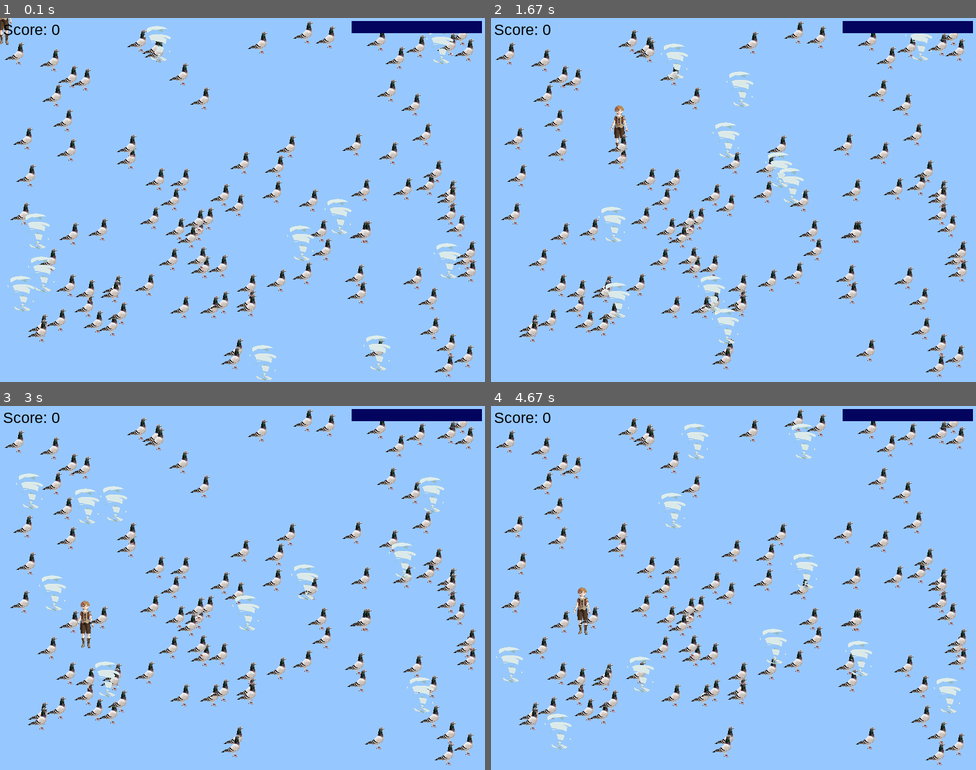
Above: before the commit, frames 1-4 (two rows, left to right).
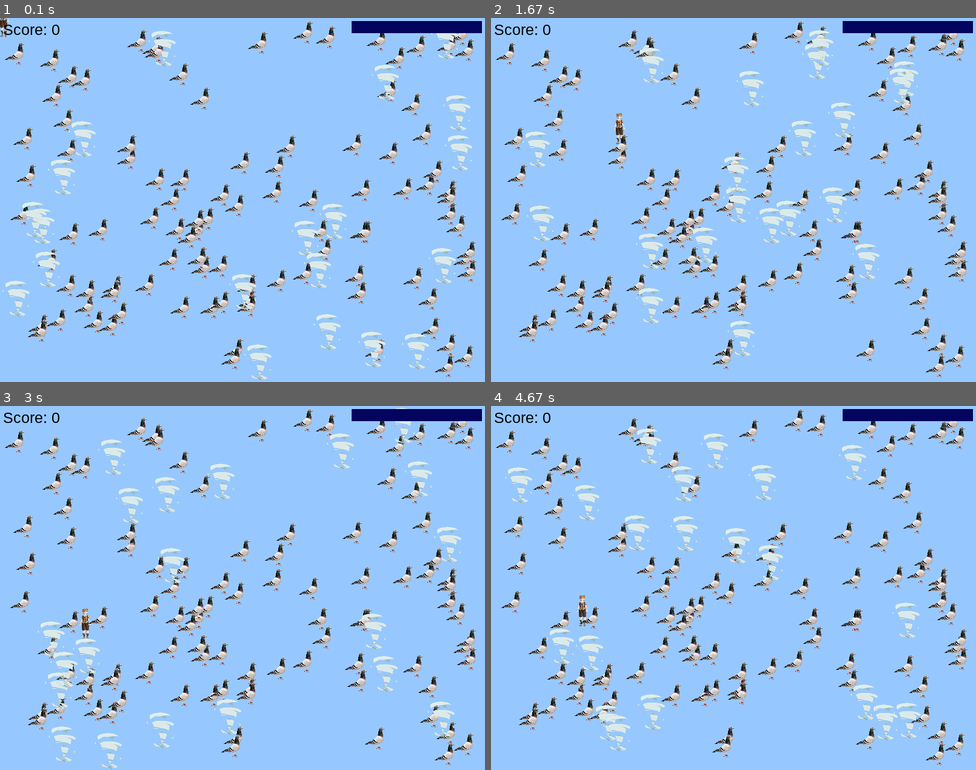
Above: after the commit, the same moments.

Repository: CT102005/Image_Magic
Game: pygame game, started from collecting_blocks.py
Two runs of this game, one before a commit and one after it. Both use one fixed random seed, a clock stepped at 60 frames per second and the inputs below.
Inputs (mouse positions are in pixels of both pictures, inside the frame that each line leads up to):
- Up to frame 1 (0.1 s): no input
- Up to frame 2 (1.67 s): click (888, 189) at 0.38 s; click (782, 280) at 0.72 s; click (912, 327) at 1.05 s; click (617, 127) at 1.38 s
- Up to frame 3 (3 s): click (242, 631) at 1.72 s; click (174, 511) at 2.05 s; click (412, 682) at 2.38 s; click (87, 624) at 2.72 s
- Up to frame 4 (4.67 s): click (592, 518) at 3.05 s; click (617, 653) at 3.38 s; click (908, 671) at 3.72 s; click (588, 722) at 4.05 s; click (583, 609) at 4.38 s

The runs differ from the first frame. In frame 1, 4.4% of the frame differs, in the area x 0-98%, y 0-100%; in frame 2, 5.3%; in frame 3, 5.4%; in frame 4, 5.5%, in the area x 1-97%, y 4-95%.

Commit message:
Resized Timmie and made speed of tornadoes faster

Diff:
--- a/collecting_blocks.py
+++ b/collecting_blocks.py
@@ -36,7 +36,7 @@
         super().__init__()
         # Create the image of the block
         self.image = pygame.image.load("./images/NPC_Timmie.png")
-        self.image = pygame.transform.scale(self.image, (36, 81))
+        self.image = pygame.transform.scale(self.image, (24, 54))
         # Based on the image, create a rectangle for the block
         self.rect = self.image.get_rect()
         # Initial health points
@@ -95,8 +95,8 @@
         )
 
         # Define the initial velocity
-        self.x_vel = random.choice([-3, -2, 2, 3])
-        self.y_vel = random.choice([-3, -2, 2, 3])
+        self.x_vel = random.choice([-4, -3, 3, 4])
+        self.y_vel = random.choice([-4, -3, 3, 4])
 
     def update(self) -> None:
         """Calculates movement"""
@@ -132,7 +132,7 @@
     done = False
     clock = pygame.time.Clock()
     num_blocks = 100
-    num_enemies = 10
+    num_enemies = 20
     time_start = time.time()
     time_invincible = 5
 
@@ -199,13 +199,15 @@
         # Check all collisions between the player and all enemies
         enemies_collided = pygame.sprite.spritecollide(player, enemy_sprites, False)
 
+
         # Set a time for invincibility at the beginning of the
         if time.time() - time_start > time_invincible:
             for enemy in enemies_collided:
                 player.hp -= 1
                 print(f"{player.hp}")
-                if len(enemies_collided) > 1:
-                    # done = True
+                # if len(enemies_collided) > 1:
+                if int(player.hp) == 0:
+                    done = True
                     print("GAME OVER!!")
 
             blocks_collided = pygame.sprite.spritecollide(player, block_sprites, True)
